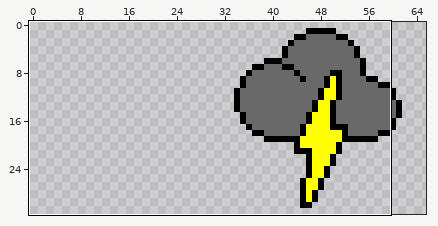
One commit to this sprite sheet: source/core/assets/images/thunderstorm.png. Above, an overview of the earlier version with the close-up marked.
Close-up. Before:
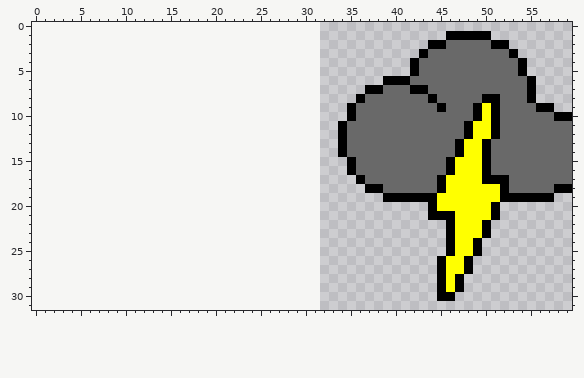
The file is 32x32 pixels. Shown: x 0..59, y 0..31. The old version is drawn lined up with the new one, on the new canvas. The wide view leaves out empty margins.
The result:
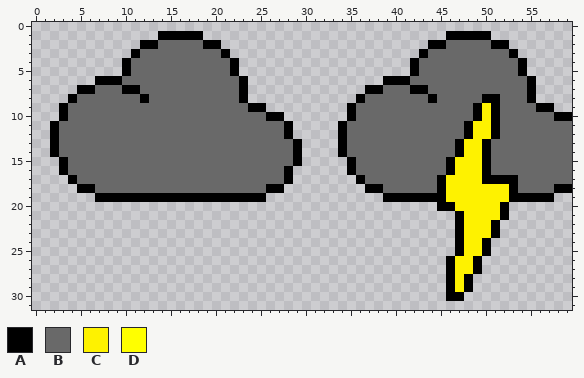
Palette (. is transparent): A #000000  B #696969  C #fef200  D #ffff00
Log entry: Updated weather icon thunderstorm sprite sheet.
From old to new:
canvas 32x32 -> 160x32, the old top-left corner now at 32,0
y 1: x 14..18 ..... -> AAAAA
y 2: x 12..20 ......... -> AABBBBBAA
y 3: x 11..21 ........... -> ABBBBBBBBBA
y 4..5: x 10..22 ............. -> ABBBBBBBBBBBA
y 6: x 7..23 ................. -> AAABBBBBBBBBBBBBA
y 7: x 5..23 ................... -> AABBBAABBBBBBBBBBBA
y 8: x 4..23 .................... -> ABBBBBBBABBBBBBBBBBA
y 9: x 3..25 ....................... -> ABBBBBBBBBBBBBBBBBBBBAA; x 45 A -> B; x 50 D -> C
y 10: x 3..27 ......................... -> ABBBBBBBBBBBBBBBBBBBBBBAA; x 50 D -> C
y 11..12: x 2..28 ........................... -> ABBBBBBBBBBBBBBBBBBBBBBBBBA; x 49..50 DD -> CC
y 13..14: x 2..29 ............................ -> ABBBBBBBBBBBBBBBBBBBBBBBBBBA; x 48..49 DD -> CC
y 15: x 3..29 ........................... -> ABBBBBBBBBBBBBBBBBBBBBBBBBA; x 47..49 DDD -> CCC
y 16: x 3..28 .......................... -> ABBBBBBBBBBBBBBBBBBBBBBBBA; x 47..49 DDD -> CCC
y 17: x 4..28 ......................... -> ABBBBBBBBBBBBBBBBBBBBBBBA; x 46..49 DDDD -> CCCC; x 53 B -> A
y 18: x 5..27 ....................... -> AABBBBBBBBBBBBBBBBBBBAA; x 46..53 DDDDDDAB -> CCCCCCCA
y 19: x 7..25 ................... -> AAAAAAAAAAAAAAAAAAA; x 45..52 DDDDDDDA -> ACCCCCCC
y 20: x 44..52 ADDDDDDA. -> .AACCCCCA
y 21: x 44..52 AAADDDDA. -> ...ACCCCA
y 22..23: x 46..51 ADDDA. -> .ACCCA
y 24..25: x 46..50 ADDA. -> .ACCA
y 26..27: x 45..49 ADDA. -> .ACCA
y 28..29: x 45..48 ADA. -> .ACA
y 30: x 45 A -> .; x 47 . -> A
